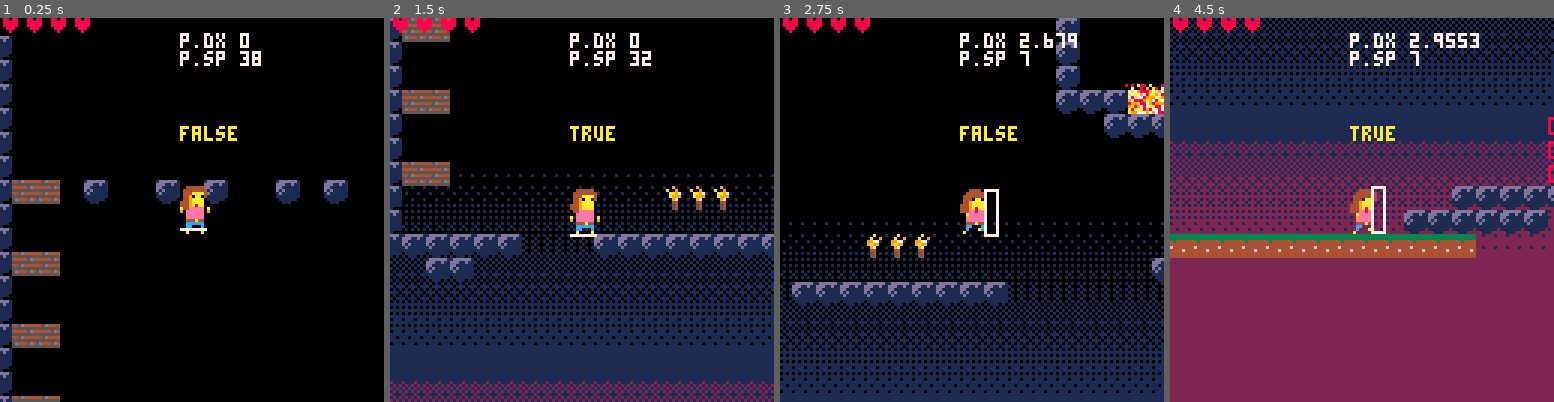
Above: before the commit, frames 1-4 (left to right).
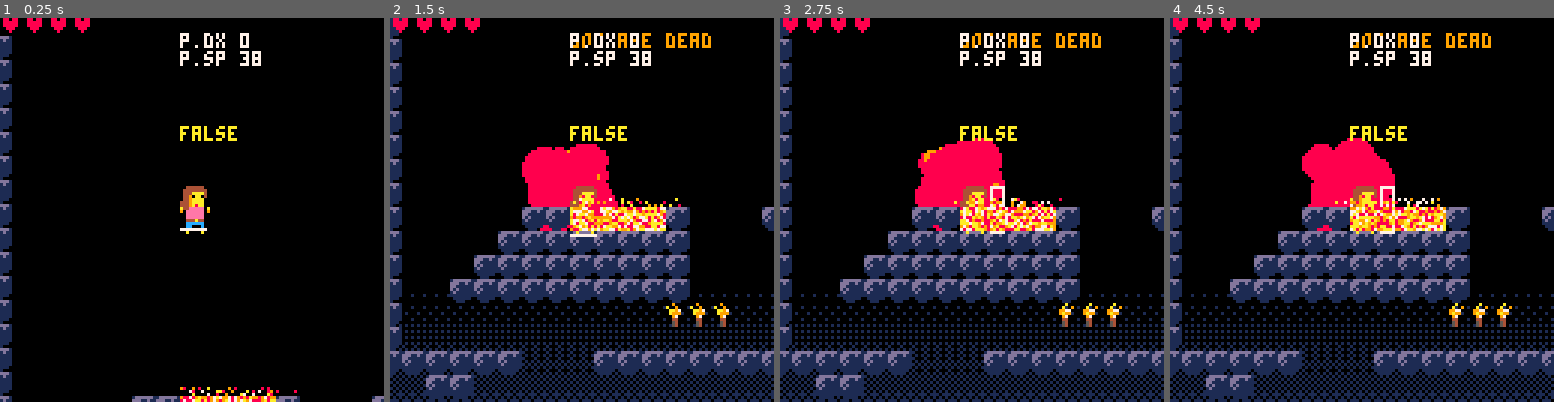
Above: after the commit, the same moments.

Repository: EmilieRobert33/SPOOKJAM
Game: PICO-8 cartridge sp4.p8
Two runs of this game, one before a commit and one after it. Both use one fixed random seed, a clock stepped at 60 frames per second and the inputs below.
Inputs:
- Up to frame 1 (0.25 s): no input
- Up to frame 2 (1.5 s): tap X (X key) at 0.33, 1.07 s; tap O (Z key) at 0.7 s
- Up to frame 3 (2.75 s): hold Right 1.6-2.1 s; tap O (Z key) at 1.7, 2.1, 2.5 s; tap X (X key) at 1.85 s; hold Right from 2.47 s (still down)
- Up to frame 4 (4.5 s): tap O (Z key) every 0.4 s from 2.9 to 4.1 s; tap X (X key) at 2.97, 4.08 s; release Right at 3.03 s; hold Left 3.08-3.58 s; hold Right from 4.02 s (still down)

The runs differ from the first frame. In frame 1, 5.2% of the frame differs, in the area x 3-100%, y 42-100%; in frame 2, 38%; in frame 3, 32%; in frame 4, 92%, in the area x 0-100%, y 0-100%.

Commit message:
marre de git

Diff:
--- a/sp4.p8
+++ b/sp4.p8
@@ -111,8 +111,11 @@
  --sfx
 	draw_explosions()
 	draw_torches()
+
 	draw_particules()
-	map(0,0)
+
+	map(0,0,0,0,64,64)
+
 	if p.dx<0 then
 		spr(p.sp,p.x-8,p.y,2,2,p.flp)
 	else
@@ -1028,12 +1031,12 @@
 00cc000c0000000000c0000c0000000000c0000c0000000000c0000c0000000000cc000c000000000c000000c00000000c0000000c00000000044a999a999000
 00a0000a0000000000a0000a0000000000a0000a0000000000a0000a0000000000a0000a000000000a000000a0000000a00000000a0000000000049a99900000
 1dddddd14444444465556666445d444400000cccccc0000000900000000a00000220022000000000000000000000000000000000000000000000000000000000
-ddd11d114444444460000006555555550000cccccccc0000a009000000a009002ee22e7200110160000000000000000000000000000000000000000000000000
-dd1111114444444460000006444445d4000cc777777cc0000aa97000099770002eeeeee201110116000000000000000000000000000000000000000000000000
-d1d1111144444444600000065555555500c7777777777c000a99900009a990002eeeeee200000000000000000000000000000000000000000000000000000000
+ddd11d114464444460000006555555550000cccccccc0000a009000000a009002ee22e7200110160000000000000000000000000000000000000000000000000
+dd1111114666444460000006444445d4000cc777777cc0000aa97000099770002eeeeee201110116000000000000000000000000000000000000000000000000
+d1d1111144644444600000065555555500c7777777777c000a99900009a990002eeeeee200000000000000000000000000000000000000000000000000000000
 1d1111114444444465556666445d44440c777777777777c000970000009700002eeeeee201110116000000000000000000000000000000000000000000000000
 11111111444444446000000655555555c77ccc7777ccc77c004400000044000002eeee2001110116000000000000000000000000000000000000000000000000
-0111111044444444600000065d4445d4c77ccc7777ccc77c0054000000540000002ee20001110116000000000000000000000000000000000000000000000000
+0111111044444464600000065d4445d4c77ccc7777ccc77c0054000000540000002ee20001110116000000000000000000000000000000000000000000000000
 00111000444444446000000655555555c7ccc777777ccc7c00540000005400000002200001110116000000000000000000000000000000000000000000000000
 1dddddd1333333331dddddd100000000c7ccc77cc77ccc7c00000000000000000000000000000000000000000000000000000000000000000000000000000000
 ddd11d1133333333ddd11d1100000000c77777777777777c00000000000000000000000001110116000000000000000000000000000000000000000000000000
@@ -1059,6 +1062,9 @@
 000000000cc000c0000000000cc000c000000000000cc000c0000000000cc000c000000000000000000000000000000000000000000000000000000055555555
 000000000c0000c00000000000c000c000000000000c000c00000000000c000c000000000000000000000000000000000000000000000000000000005d4445d4
 0000000000a000a000000000000a00a000000000000a000a00000000000a00a00000000000000000000000000000000000000000000000000000000055555555
+14141414141414141414141414141414141414141414141414141414141414141414141414141414141414141414141414141400000000000000000000000000
+00000000000000000000000000000000000000000000000000000000000000000000000000000000000000000000000000000000000000000000000000000000
+00000000000000000000000000000000000000001414141414141414141414141414141414141414141414141414141414141400000000000000000000000000
 __gff__
 0000000000000000004000000000000080000000000000000000000000000000000000000000000000000000000000000000000000000000000000000000000003000001000020200000000000000000030308000000000000000000000000001000000000000000000000000000000000000000000000000000000000000000
 0000000000000000004000000000000080000000000000000000000000000000000000000000000000000000000004840000000000000000000000000000040401010000000000000000000000000000030309000000000000000000000000001004000000000000000000000000000000000000000000000000000000000000
@@ -1067,24 +1073,24 @@
 5000000000000000000000000000000000000000000000000000000000000000000000000000000000000000000000000000000000000000000000000000000000000000000000000000000000000000000000000000000000000000000000000000000000000000000000000000000000000000000000000000000000000000
 5000000000000000000000000000000000000000000000000000000000000000000000000000000000000000000000000000000000000000000000000000000000000000000000000000000000000000000000000000000000000000000000000000000000000000000000000000000000000000000000000000000000000000
 5000000000000000000000000000000000000000000000000000000000000000000000000050004040000000000000000000000000000000000000000000000000000000000000000000000000000000000000000000000000000000000000000000000000000000000000000000000000000000000000000000000000000000
-5000000000000000000000000000000000000060000000000000000000000000000000000050000000000000000000000000000000000000000000000000000000000000000000000000000000000000000000000000000000000000000000000000000000000000000000000000000000000000000000000000000000000000
-5000000000000000000000000000000000000060000000000000000000000000000000000050525252520000000000000000000000000000000000000000000000000000000000000000000000000000000000000000000000000000000000000000000000000000000000000000000000000000000000000000000000000000
-5043430050000050005000005000500000000060000000000000000000000000000000000050000000000000000000000000000000404040000000000000000000000000000000000000000000000000000000000000000000000000000000000000000000000000000000000000000000000000000000000000000000000000
-5000000000000000000000000000000000504040400000000000000000000000000000000050000000000000000050001000000000000000000000000000000000000000000000000000000000000000000000000000000000000000000000000000000000000000000000000000000000000000000000000000000000000000
-5000000000000000000000000000000000000000500000000000000000000000000000000050100000000000000000000000000000000000000000000000000000000000000000000000000000000000000000000000000000000000000000000000000000000000000000000000000000000000000000000000000000000000
-5043430000000000000000000000000000000000500000000000000000000000000000000050000000000000000000000000000000000000000000000000000000000000000050000000000000000000000000000000000000000000000000000000000000000000000000000000000000000000000000000000000000000000
-5000000000000000000000000000000000000000500000000000000000000000000000000050505050505050505050505050505050606060000000000000000000000000000050000000000000000000000000000000000000000000000000000000000000000000000000000000000000000000000000000000000000000000
-5000000000000000000000000000000000000000500000000000000000000000000000000000000000000000000000000000000000000060000000505050505050505050505050500000000000000000000000000000000000000000000000000000000000000000000000000000000000000000000000000000000000000000
-5043430000000000000000000000000000000000500000000000000000000000000000000000000000000000000000000000000000000060005050505050500000000000000000000000000000000000000000000000000000000000000000000000000000000000000000000000000000000000000000000000000000000000
-5000000000000000000000000000000000000000505050090909095050500950504050505050500950095009500950095050505050505050505000000000000000000000000000000000000000000000000000000000000000000000000000000000000000000000000000000000000000000000000000000000000000000000
-5000000000000000000000000000000000000000000052525252525200525252000000000010525252525252525252525200501000000000004000000000000000000000000000000000000000000000000000000000000000000000000000000000000000000000000000000000000000000000000000000000000000000000
-5043430000000000000000000000000000000000000000000000000000000000000000000000000000000000000000000000500000000000004000000000000000000000000000000000000000000000000000000000000000000000000000000000000000000000000000000000000000000000000000000000000000000000
-5000000000000000000000000000000000000000000000000000000000000000000000000000000000000000000000000000400000000000404000000000000000000000000000000000000000000000000000000000000000000000000000000000000000000000000000000000000000000000000000000000000000000000
-5000000000000000000000000000000000000000000000000000000000000000000000000000000000000000600000004050500000000000000000000000000000000000000000000000000000000000000000000000000000000000000000000000000000000000000000000000000000000000000000000000000000000000
-5043430000000000000000000000000000000000000000000000000000000000000000000000000000000000600000004000000000000000000000000000000000000000000000000000000000000000000000000000000000000000000000000000000000000000000000000000000000000000000000000000000000000000
+5000000000000000000000000000000000000000000000000000000000000000000000000050000000000000000000000000000000000000000000000000000000000000000000000000000000000000000000000000000000000000000000000000000000000000000000000000000000000000000000000000000000000000
+5000000000000000000000000000000000000000000000000000000000000000000000000050525252520000000000000000000000000000000000000000000000000000000000000000000000000000000000000000000000000000000000000000000000000000000000000000000000000000000000000000000000000000
+5000000000000000000000000000000000000000000000000000000000000000000000000050000000000000000000000000000000404040000000000000000000000000000000000000000000000000000000000000000000000000000000000000000000000000000000000000000000000000000000000000000000000000
+5000000000000000000000000000000000000000000000000000000000000000000000000050000000000000000050001000000000000000000000000000000000000000000000000000000000000000000000000000000000000000000000000000000000000000000000000000000000000000000000000000000000000000
+5000000000000000000000000000000000000000000000000000000000000000000000000050100000000000000000000000000000000000000000000000000000000000000000000000000000000000000000000000000000000000000000000000000000000000000000000000000000000000000000000000000000000000
+5000000000000000000000000000000000000000000000000000000000000000000000000050000000000000000000000000000000000000000000000000000000000000000050000000000000000000000000000000000000000000000000000000000000000000000000000000000000000000000000000000000000000000
+5000000000000000000000000000000000000000000000000000000000000000000000000050505050505050505050505050505050505050500000000000000000000000000050000000000000000000000000000000000000000000000000000000000000000000000000000000000000000000000000000000000000000000
+5000000000000000000000000000000000000000000000000000000000000000000000000000000000000000000000000000000000000000000000505050505050505050505050500000000000000000000000000000000000000000000000000000000000000000000000000000000000000000000000000000000000000000
+5000000000000000000000000000000000000000000000000000000000000000000000000000000000000000000000000000000000000000000000505050500000000000000000000000000000000000000000000000000000000000000000000000000000000000000000000000000000000000000000000000000000000000
+5000000000000000000000000000000000000000505050090909095050500950504050505050505050505050505050505050505050505050505050000000000000000000000000000000000000000000000000000000000000000000000000000000000000000000000000000000000000000000000000000000000000000000
+5000000000000000000000000000000000000050505052525252525250525252000000000010525252525252525252525200501000000000004000000000000000000000000000000000000000000000000000000000000000000000000000000000000000000000000000000000000000000000000000000000000000000000
+5000000000005050090909095000000050505050500000000000000000000000000000000000000000000000000000000000500000000000004000000000000000000000000000000000000000000000000000000000000000000000000000000000000000000000000000000000000000000000000000000000000000000000
+5000000000505050525252525000000000000000000000000000000000000000000000000000000000000000000000000000400000000000404000000000000000000000000000000000000000000000000000000000000000000000000000000000000000000000000000000000000000000000000000000000000000000000
+5000000050505050505050505000000000000000000000000000000000000000000000000000000000000000600000004050500000000000000000000000000000000000000000000000000000000000000000000000000000000000000000000000000000000000000000000000000000000000000000000000000000000000
+5000005050505050505050505000000000000000000000000000000000000000000000000000000000000000600000004000000000000000000000000000000000000000000000000000000000000000000000000000000000000000000000000000000000000000000000000000000000000000000000000000000000000000
 5000000000000000000000004746460000000000000000000000000000000000000000000000000000000000600000004000000000404000000000000000000000000000000000000000000000000000000000000000000000000000000000000000000000000000000000000000000000000000000000000000000000000000
-5000000000000000000000000000000000000000000000005050505009090909094050404050000000000050504343435000000000000000000000000000000000000000000000000000000000000000000000000000000000000000000000000000000000000000000000000000000000000000000000000000000000000000
-5050505050500000005050505050505040500000000000000000005050525252525200000000000000000000500000005000000000000000000000000000000000000000000000000000000000000000000000000000000000000000000000000000000000000000000000000000000000000000000000000000000000000000
+5000000000000000000000000000000000000000000000505050500909090909405040405000000000000050504343435000000000000000000000000000000000000000000000000000000000000000000000000000000000000000000000000000000000000000000000000000000000000000000000000000000000000000
+5050505050500000005050505050505040500000000000000000505052525252520000000000000000000000500000005000000000000000000000000000000000000000000000000000000000000000000000000000000000000000000000000000000000000000000000000000000000000000000000000000000000000000
 0000505000000000000000000000000000000000000000000000000000000000000000000000000000000000500000005000000000000000000000000000000000000000000000000000000000000000000000000000000000000000000000000000000000000000000000000000000000000000000000000000000000000000
 0000000000000000000000000000000000000000000000000000000000000000000000000000000000000000504343435000000000000000000000000000000000000000000000000000000000000000000000000000000000000000000000000000000000000000000000000000000000000000000000000000000000000000
 0000000000000000000000000000000000000000000000000000000000000000000000000000000000000000500000005000000000000000000000000000000000000000000000000000000000000000000000000000000000000000000000000000000000000000000000000000000000000000000000000000000000000000
@@ -1092,45 +1098,45 @@
 0000000000000000000000000000000000000000000000000000006000000000000000000000000000000000504343435000000000000000000000000000000000000000000000000000000000000000000000000000000000000000000000000000000000000000000000000000000000000000000000000000000000000000
 0000000000000000000000000000000000000000000000000000006000000000000000000000000000000000000000005000000000000000000000000000000000000000000000000000000000000000000000000000000000000000000000000000000000000000000000000000000000000000000000000000000000000000
 0000000000000000000000000000000000000000000000000000006000000000505050000050505000000000000000005000000000000000000000000000000000000000000000000000000000000000000000000000000000000000000000000000000000000000000000000000000000000000000000000000000000000000
-0000000000000000000000000000000000000000000000505050505050500000000000000000000000005050505050505000000000000000000000000000000000000000000000000000000000000000000000000000000000000000000000000000000000000000000000000000000000000000000000000000000000000000
-0000000000000000000000000000000000000000005050505050500000500909090909090909090909095000000000000000000000000000000000000000000000000000000000000000000000000000000000000000000000000000000000000000000000000000000000000000000000000000000000000000000000000000
-5151515151515151515151515151515151515151515151510000000000505252525252525252525252525000000000000000000000000000000000000000000000000000000000000000000000000000000000000000000000000000000000000000000000000000000000000000000000000000000000000000000000000000
-…(39 lines of a section not shown)…
+0000000000000000000000000000000000000000000000505050505050500000000000000000000000005050505050504000000000000000000000000000000000000000000000000000000000000000000000000000000000000000000000000000000000000000000000000000000000000000000000000000000000000000
+0000000000000000000000000000000000000000005050505050404040500909090909090909090909095040404040404000000000000000000000000000000000000000000000000000000000000000000000000000000000000000000000000000000000000000000000000000000000000000000000000000000000000000
+5151515151515151515151515151515151515151514141414141414040505252525252525252525252525040404040404000000000000000000000000000000000000000000000000000000000000000000000000000000000000000000000000000000000000000000000000000000000000000000000000000000000000000
+…(39 lines of a section not shown)…
